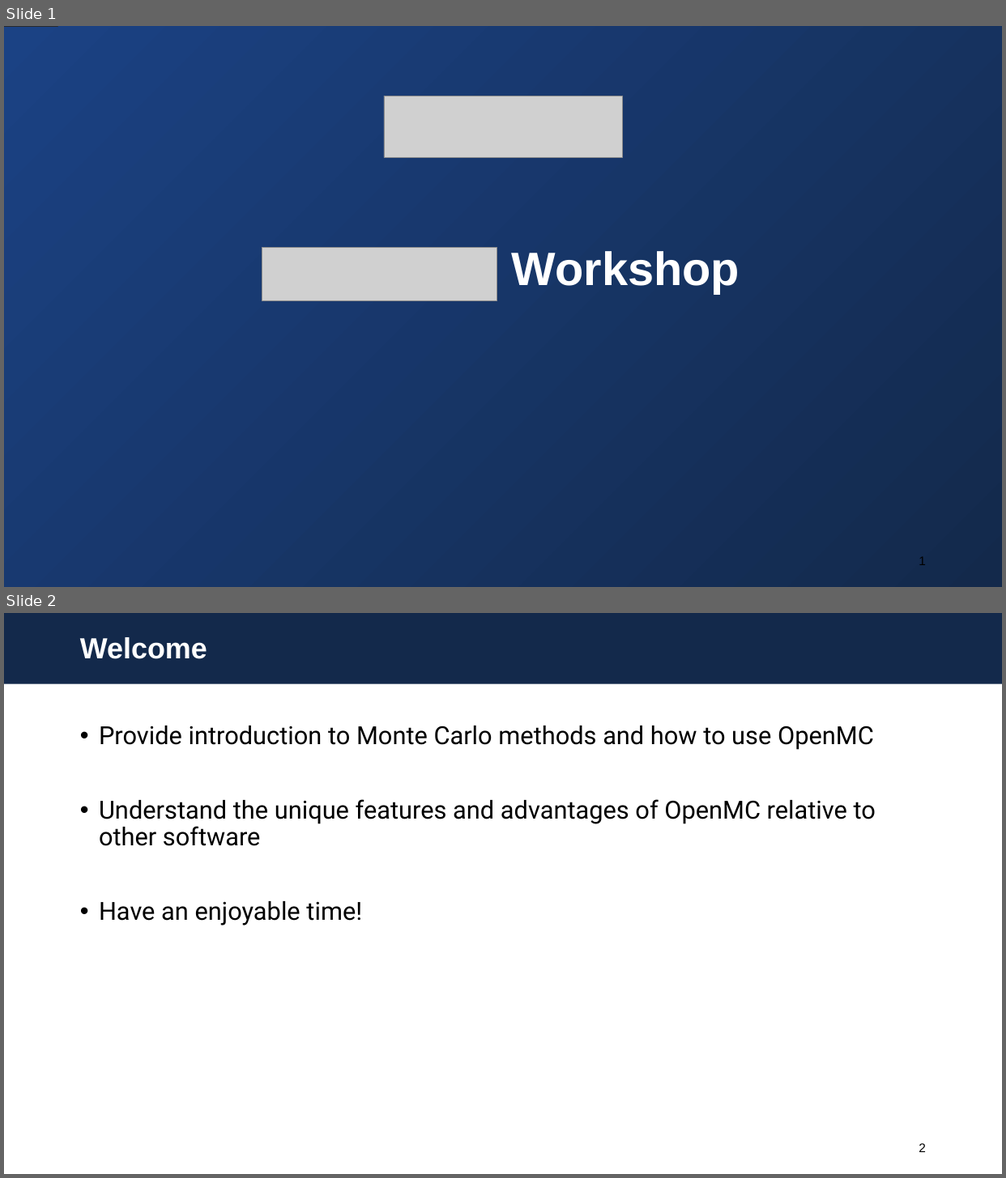
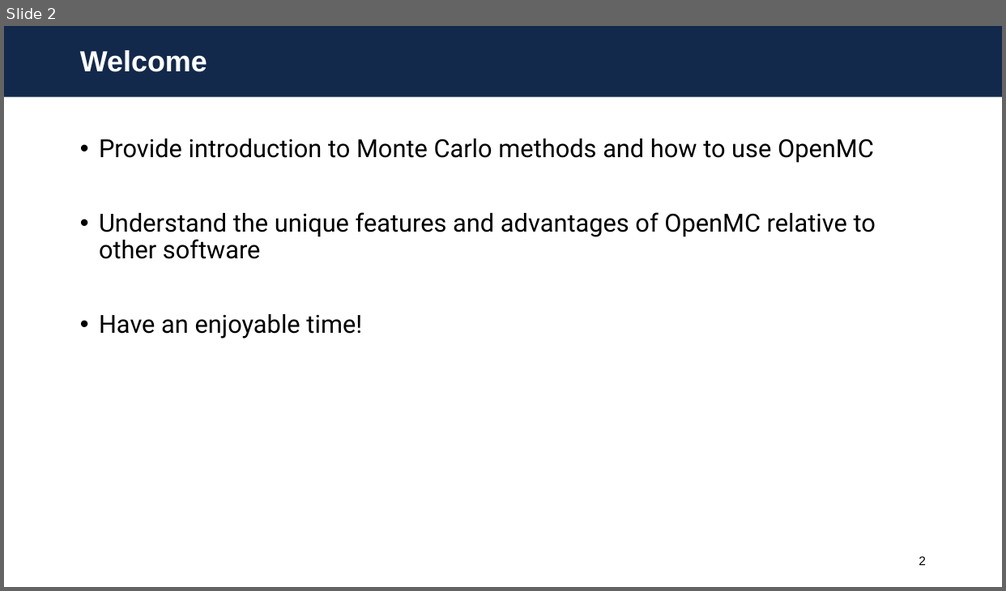
Before and after one commit to aprilnovak/openmc-education, a slide deck: intro/1-Theory.pptx. Shown one above the other, each under a label of ours: slides 1 and 2 before the commit, slide 2 after it. The pictures are 1006x1178 and 1006x591 pixels, drawn with LibreOffice and Linux fonts; fonts in the diff are those of the drawing; grey boxes stand for pictures; background and template pictures are left out; a plain dark background stands for a picture behind light text. Boxes give left, top, right and bottom in pixels: in the first picture for what was removed or moved away, otherwise in the second. Text is boxed around its words. In the diff, an @@ line names an element or a change of style, - is before the commit and + after.

```diff
--- a/intro/1-Theory.pptx
+++ b/intro/1-Theory.pptx
@@ slide 1 removed at (4, 26, 1002, 587), background picture (left out) @@
@@ rectangle removed at (4, 27, 1002, 587) @@
@@ picture removed at (385, 96, 622, 157) @@
@@ picture removed at (262, 248, 496, 301) @@
@@ text removed at (512, 251, 739, 293) @@
-Workshop
@@ page number removed at (918, 557, 926, 565) @@
-1
```
Also in this commit, not shown: 10 slides added, 2 other files.
